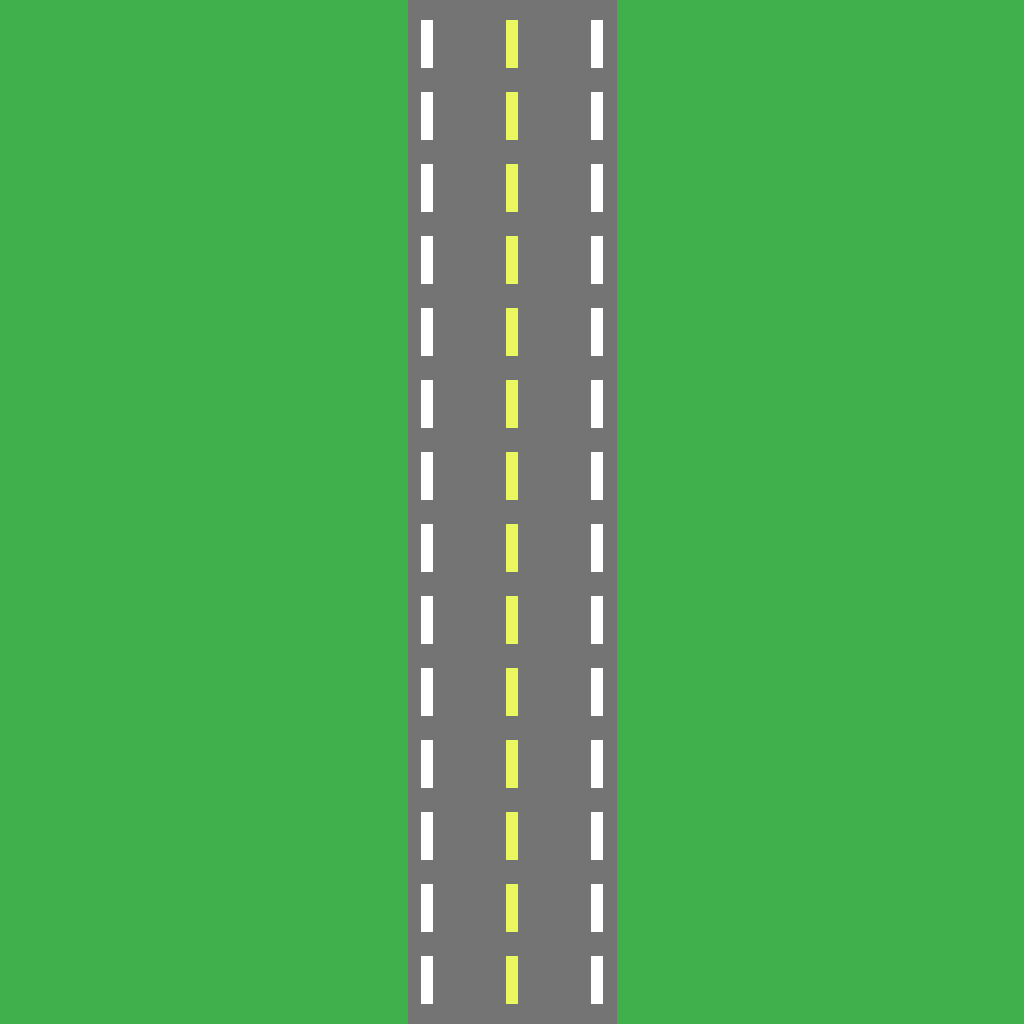
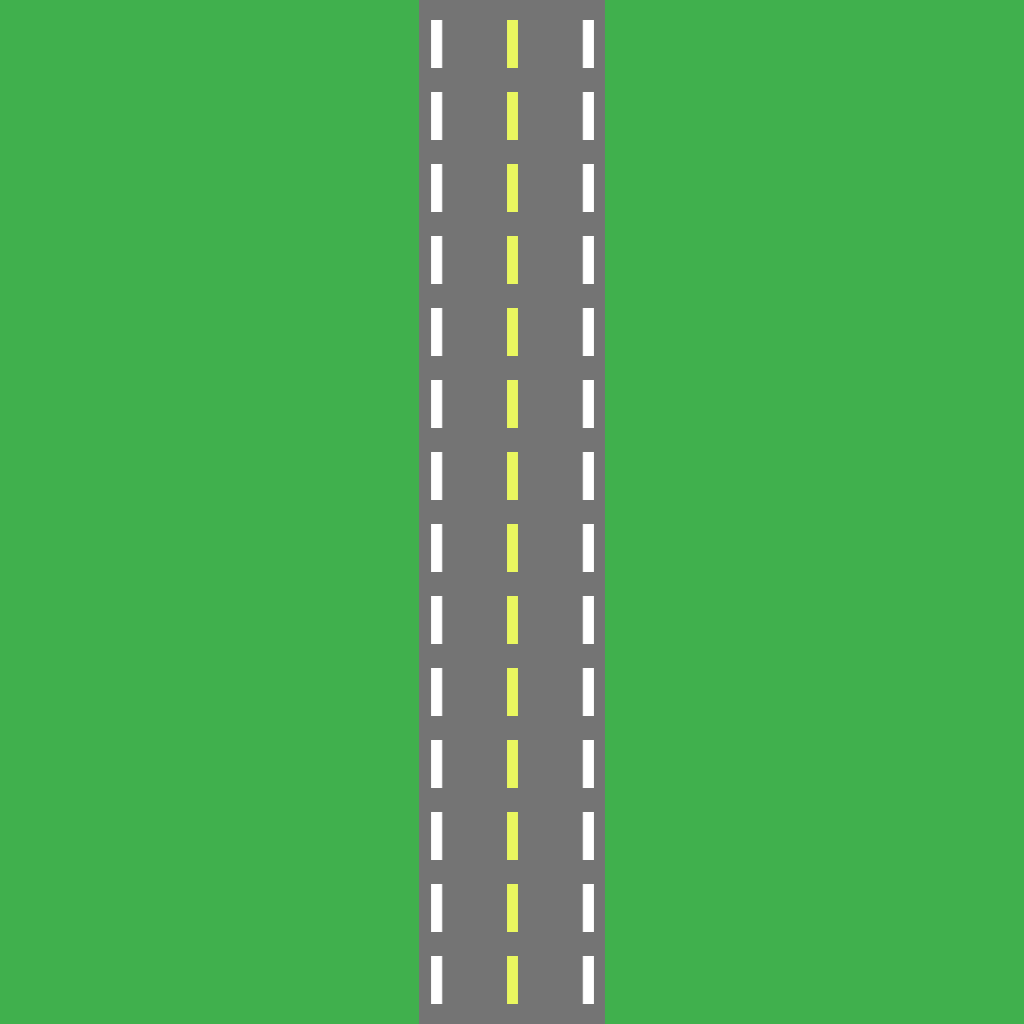
The second 1024x1024 image is a revision of the first. Changes to its layers:
painted on "Center Lines" over [506, 20, 518, 1004]
painted on "Edge Lines" over [421, 20, 603, 1004]
moved "Street" above "Grass", painted on it over [408, 0, 617, 1024]
painted on "Grass" over [408, 0, 617, 1024]
